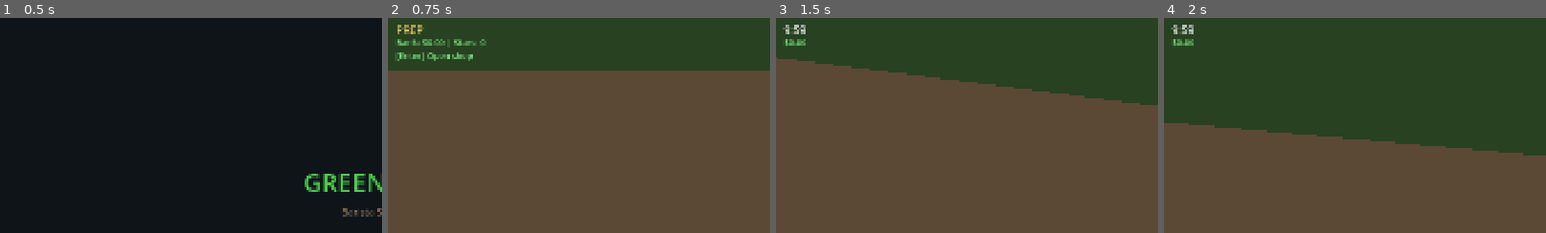
Above: before the commit, frames 1-4 (left to right).
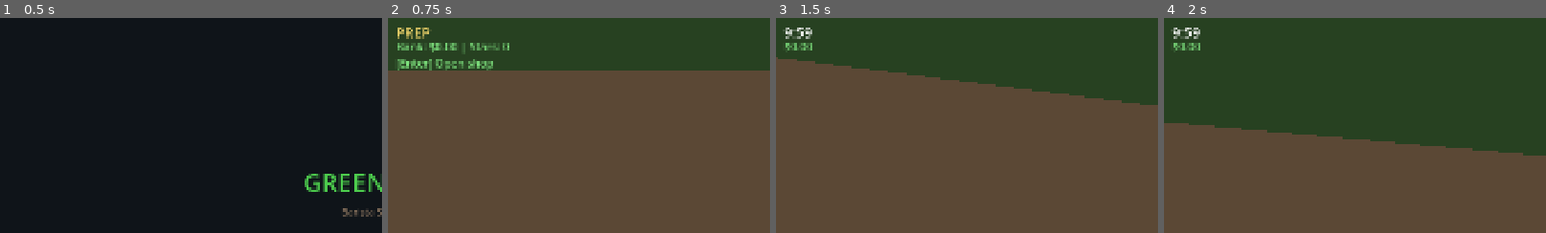
Above: after the commit, the same moments.

Repository: Fenyn/Gamestorming
Game: Godot game, scene res://scenes/ui/title_screen.tscn
Same seed, same stepped clock (60 frames per second), same inputs: the game is played once before the commit and once after it.
Inputs (mouse positions are % of the whole screen's width and height, from its top left):
- Up to frame 1 (0.5 s): no input
- Up to frame 2 (0.75 s): click "New Game" at 0.5 s
- Up to frame 3 (1.5 s): tap Enter at 1.25 s; move the mouse to (55, 50) at 1.27 s; hold W (move_forward) from 1.28 s (still down); hold E (interact) from 1.28 s (still down); click (55, 50) at 1.42 s
- Up to frame 4 (2 s): keep holding W (move_forward); keep holding E (interact); tap Space (jump) at 1.52 s
The pictures show only the part of the screen within x 0-50%, y 0-50%; the shares and areas given below are measured in that part.

Frame 1 is identical in both runs. In frame 2, 2.4% of the frame differs, in the area x 1-32%, y 3-25%; in frame 3, 0.6%; in frame 4, 0.6%.

Commit message:
green bean update

Diff:
--- a/green-bean/scenes/stations/counter_pad.tscn
+++ b/green-bean/scenes/stations/counter_pad.tscn
@@ -1,7 +1,12 @@
 [gd_scene format=3 uid="uid://og0lvr77r062"]
 
 [ext_resource type="Script" uid="uid://8x5ctdydklwi" path="res://scripts/stations/counter_pad.gd" id="1"]
-[ext_resource type="Mesh" uid="uid://byhn7qsimifjq" path="res://models/cafe_set/tray_small.obj" id="2_tray"]
+
+[sub_resource type="BoxMesh" id="BoxMesh_tray"]
+size = Vector3(0.38, 0.02, 0.38)
+
+[sub_resource type="StandardMaterial3D" id="Mat_tray"]
+albedo_color = Color(0.35, 0.22, 0.12, 1)
 
 [sub_resource type="BoxShape3D" id="BoxShape3D_001"]
 size = Vector3(0.4, 0.04, 0.4)
@@ -10,8 +15,9 @@
 script = ExtResource("1")
 
 [node name="Mesh" type="MeshInstance3D" parent="."]
-transform = Transform3D(1.12, 0, 0, 0, 1.12, 0, 0, 0, 1.12, -0.53, 0.0, -0.642)
-mesh = ExtResource("2_tray")
+transform = Transform3D(1, 0, 0, 0, 1, 0, 0, 0, 1, 0, 0.01, 0)
+mesh = SubResource("BoxMesh_tray")
+surface_material_override/0 = SubResource("Mat_tray")
 
 [node name="Collision" type="CollisionShape3D" parent="." unique_id=2925598]
 shape = SubResource("BoxShape3D_001")
--- a/green-bean/scenes/stations/register.tscn
+++ b/green-bean/scenes/stations/register.tscn
@@ -1,39 +1,44 @@
 [gd_scene format=3 uid="uid://dae8p6asdkrbh"]
 
 [ext_resource type="Script" uid="uid://rpttaekx5odk" path="res://scripts/stations/register.gd" id="1"]
-[ext_resource type="ArrayMesh" uid="uid://dig0j0pp4f7xs" path="res://models/cafe_set/cash_register_base.obj" id="2_base"]
-[ext_resource type="ArrayMesh" uid="uid://dctc15ftxupca" path="res://models/cafe_set/cash_register_acc.obj" id="3_acc"]
-[ext_resource type="ArrayMesh" uid="uid://b17ha8r4vndti" path="res://models/cafe_set/cash_register_screen.obj" id="4_screen"]
+
+[sub_resource type="BoxMesh" id="BoxMesh_base"]
+size = Vector3(0.3, 0.2, 0.25)
+
+[sub_resource type="StandardMaterial3D" id="Mat_base"]
+albedo_color = Color(0.25, 0.25, 0.28, 1)
+
+[sub_resource type="BoxMesh" id="BoxMesh_screen"]
+size = Vector3(0.22, 0.16, 0.02)
+
+[sub_resource type="StandardMaterial3D" id="Mat_screen"]
+albedo_color = Color(0.1, 0.1, 0.12, 1)
 
 [sub_resource type="QuadMesh" id="QuadMesh_001"]
 size = Vector2(0.4, 0.3)
 
 [sub_resource type="BoxShape3D" id="BoxShape3D_001"]
-size = Vector3(0.35, 0.3, 0.25)
+size = Vector3(0.45, 0.45, 0.3)
 
 [node name="Register" type="StaticBody3D" unique_id=1770249230]
 script = ExtResource("1")
 
-[node name="ModelPivot" type="Node3D" parent="." unique_id=218473161]
-transform = Transform3D(-1, 0, 0, 0, 1, 0, 0, 0, -1, 0, 0, 0)
+[node name="Base" type="MeshInstance3D" parent="."]
+transform = Transform3D(1, 0, 0, 0, 1, 0, 0, 0, 1, 0, 0.1, 0)
+mesh = SubResource("BoxMesh_base")
+surface_material_override/0 = SubResource("Mat_base")
 
-[node name="Base" type="MeshInstance3D" parent="ModelPivot" unique_id=1830877396]
-transform = Transform3D(1.396, 0, 0, 0, 1.396, 0, 0, 0, 1.396, 4.24, -1.414, -1.381)
-mesh = ExtResource("2_base")
-
-[node name="Accessories" type="MeshInstance3D" parent="ModelPivot" unique_id=1646794048]
-transform = Transform3D(1.396, 0, 0, 0, 1.396, 0, 0, 0, 1.396, 4.24, -1.414, -1.381)
-mesh = ExtResource("3_acc")
-
-[node name="ScreenModel" type="MeshInstance3D" parent="ModelPivot" unique_id=1571967096]
-transform = Transform3D(1.396, 0, 0, 0, 1.396, 0, 0, 0, 1.396, 4.24, -1.414, -1.381)
-mesh = ExtResource("4_screen")
+[node name="Screen" type="MeshInstance3D" parent="."]
+transform = Transform3D(1, 0, 0, 0, 0.966, -0.259, 0, 0.259, 0.966, 0, 0.26, -0.06)
+mesh = SubResource("BoxMesh_screen")
+surface_material_override/0 = SubResource("Mat_screen")
 
 [node name="ScreenQuad" type="MeshInstance3D" parent="." unique_id=1859124591]
 transform = Transform3D(-1, 0, 0, 0, 1.1657912, 0.2731502, 0, 0.31235814, -1.0194582, 0, 0.36417472, 0.003215706)
 mesh = SubResource("QuadMesh_001")
 
 [node name="Collision" type="CollisionShape3D" parent="." unique_id=618147039]
+transform = Transform3D(1, 0, 0, 0, 1, 0, 0, 0, 1, 0, 0.15, 0)
 shape = SubResource("BoxShape3D_001")
 
 [node name="Label3D" type="Label3D" parent="." unique_id=1668955086 groups=["world_label"]]
--- a/green-bean/scripts/items/cup.gd
+++ b/green-bean/scripts/items/cup.gd
@@ -16,24 +16,18 @@
 var _fill_level := 0.0
 var _fill_visual: CSGCylinder3D = null
 
-const CUP_MODEL_PATH := "res://models/cafe_set/coffee_cup_4.obj"
-
 func _ready() -> void:
 	add_to_group("carriable")
 	add_to_group("cup")
 	freeze = true
 
-	var mesh_instance := _load_cup_mesh()
-	if mesh_instance:
-		add_child(mesh_instance)
-	else:
-		var body := CSGCylinder3D.new()
-		body.radius = _get_radius()
-		body.height = _get_height()
-		var mat := StandardMaterial3D.new()
-		mat.albedo_color = Color(0.95, 0.95, 0.9)
-		body.material = mat
-		add_child(body)
+	var body := CSGCylinder3D.new()
+	body.radius = _get_radius()
+	body.height = _get_height()
+	var mat := StandardMaterial3D.new()
+	mat.albedo_color = Color(0.95, 0.95, 0.9)
+	body.material = mat
+	add_child(body)
 
 	_fill_visual = CSGCylinder3D.new()
 	_fill_visual.radius = _get_radius() * 0.85
@@ -51,24 +45,6 @@
 	shape.height = _get_height()
 	col.shape = shape
 	add_child(col)
-
-func _load_cup_mesh() -> MeshInstance3D:
-	if not ResourceLoader.exists(CUP_MODEL_PATH):
-		return null
-	var mesh_res: Mesh = load(CUP_MODEL_PATH)
-	if not mesh_res:
-		return null
-	var inst := MeshInstance3D.new()
-	inst.mesh = mesh_res
-	var target_h := _get_height()
-	var aabb := mesh_res.get_aabb()
-	var model_h: float = aabb.size.y
-	if model_h > 0.001:
-		var s: float = target_h / model_h
-		inst.scale = Vector3(s, s, s)
-	var center: Vector3 = aabb.get_center() * inst.scale
-	inst.position = -center
-	return inst
 
 func _get_radius() -> float:
 	match cup_size:
--- a/green-bean/scripts/player/player.gd
+++ b/green-bean/scripts/player/player.gd
@@ -142,26 +142,37 @@
 
 	_timer_label = Label.new()
 	_timer_label.text = "3:00"
-	_timer_label.position = Vector2(20, 10)
-	_timer_label.add_theme_font_size_override("font_size", 28)
+	_timer_label.anchor_left = 0.0
+	_timer_label.anchor_top = 0.0
+	_timer_label.offset_left = 20
+	_timer_label.offset_top = 10
+	_timer_label.add_theme_font_size_override("font_size", 36)
 	_timer_label.add_theme_color_override("font_color", Color.WHITE)
 	_timer_label.mouse_filter = Control.MOUSE_FILTER_IGNORE
 	hud.add_child(_timer_label)
 
 	_money_label = Label.new()
 	_money_label.text = "$0.00"
-	_money_label.position = Vector2(20, 45)
-	_money_label.add_theme_font_size_override("font_size", 22)
+	_money_label.anchor_left = 0.0
+	_money_label.anchor_top = 0.0
+	_money_label.offset_left = 20
+	_money_label.offset_top = 52
+	_money_label.add_theme_font_size_override("font_size", 28)
 	_money_label.add_theme_color_override("font_color", Color(0.5, 0.9, 0.5))
 	_money_label.mouse_filter = Control.MOUSE_FILTER_IGNORE
 	hud.add_child(_money_label)
 
 	_interact_label = Label.new()
 	_interact_label.text = ""
-	_interact_label.anchors_preset = Control.PRESET_CENTER
-	_interact_label.position = Vector2(940, 560)
-	_interact_label.add_theme_font_size_override("font_size", 16)
-	_interact_label.add_theme_color_override("font_color", Color(1, 1, 1, 0.7))
+	_interact_label.anchor_left = 0.5
+	_interact_label.anchor_right = 0.5
+	_interact_label.anchor_top = 0.55
+	_interact_label.anchor_bottom = 0.55
+	_interact_label.offset_left = -200
+	_interact_label.offset_right = 200
+	_interact_label.horizontal_alignment = HORIZONTAL_ALIGNMENT_CENTER
+	_interact_label.add_theme_font_size_override("font_size", 24)
+	_interact_label.add_theme_color_override("font_color", Color(1, 1, 1, 0.8))
 	_interact_label.mouse_filter = Control.MOUSE_FILTER_IGNORE
 	hud.add_child(_interact_label)
 
@@ -273,6 +284,9 @@
 	if not interact_ray.is_colliding():
 		return
 	var collider := interact_ray.get_collider()
+	if collider and collider.has_method("interact"):
+		collider.interact(self)
+		return
 	if collider and collider.is_in_group("carriable"):
 		pickup_item(collider)
 
Not shown, removed: green-bean/models/cafe_set/cash_register_acc.mtl
Not shown, removed: green-bean/models/cafe_set/cash_register_acc.obj
Not shown, removed: green-bean/models/cafe_set/cash_register_acc.obj.import
Not shown, removed: green-bean/models/cafe_set/cash_register_base.mtl
Not shown, removed: green-bean/models/cafe_set/cash_register_base.obj
Not shown, removed: green-bean/models/cafe_set/cash_register_base.obj.import
Not shown, removed: green-bean/models/cafe_set/cash_register_screen.mtl
Not shown, removed: green-bean/models/cafe_set/cash_register_screen.obj
Not shown, removed: green-bean/models/cafe_set/cash_register_screen.obj.import
Not shown, removed: green-bean/models/cafe_set/coffee_cup_1.mtl
Not shown, removed: green-bean/models/cafe_set/coffee_cup_1.obj
Not shown, removed: green-bean/models/cafe_set/coffee_cup_1.obj.import
(and 24 more such lines)
